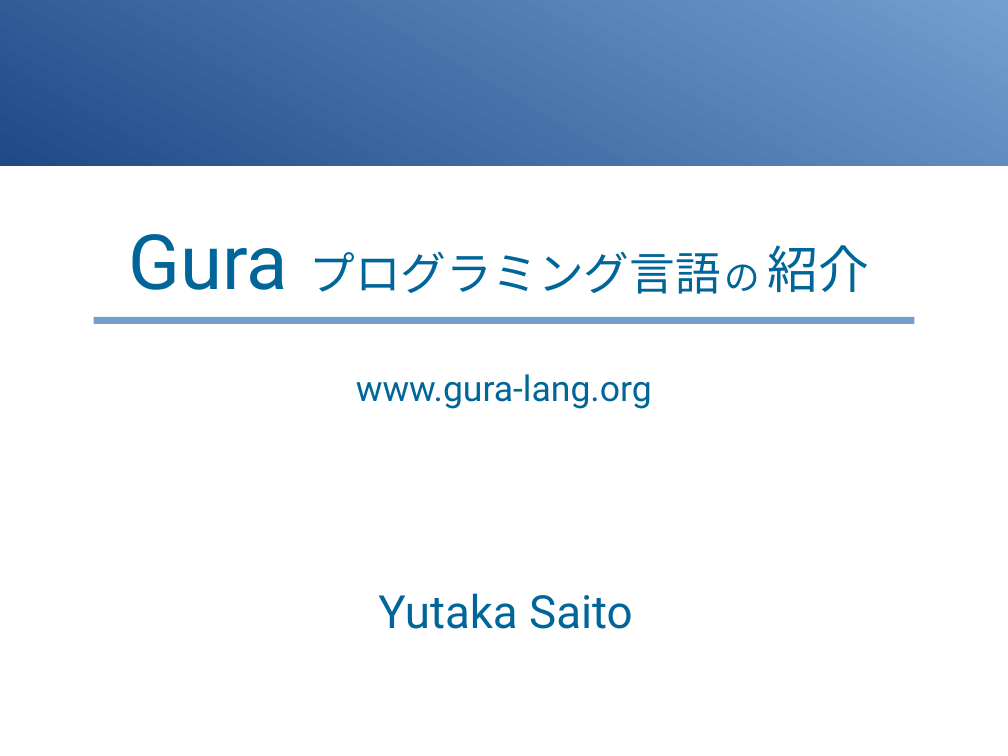
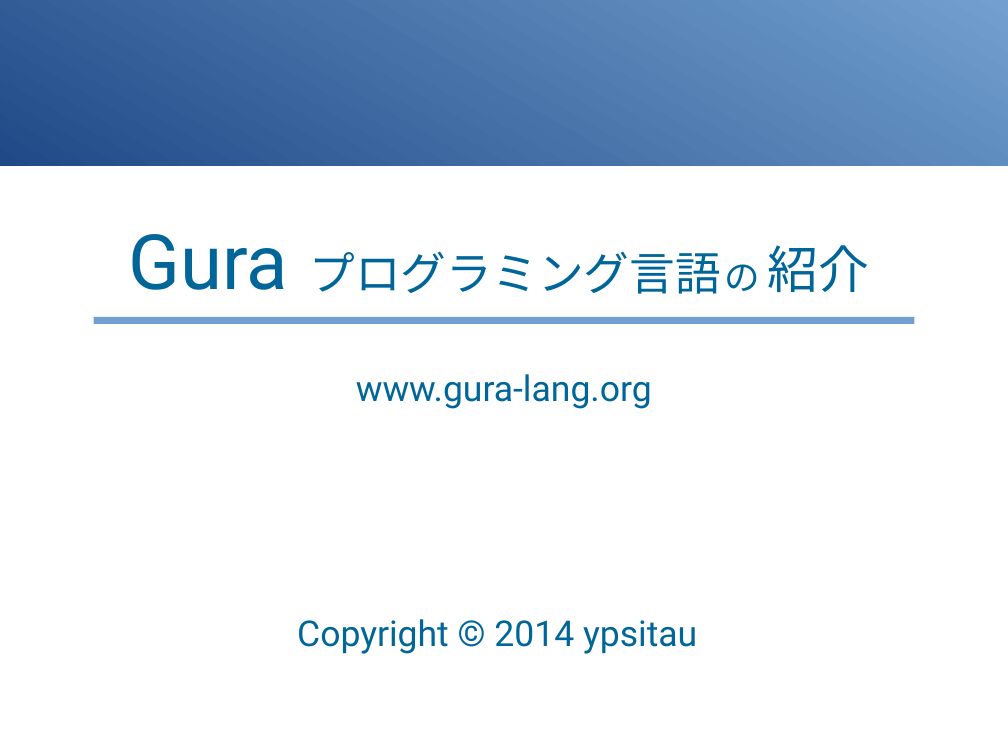
Before and after one commit to gura-lang/gura-doc, a slide deck: slide 1 of presentation/gura-introduction.odp. Drawn at 1008x756 pixels with LibreOffice and Linux fonts; fonts in the diff are those of the drawing. Boxes give left, top, right and bottom in pixels: in the first picture for what was removed or moved away, otherwise in the second. Text is boxed around its words. In the diff, an @@ line names an element or a change of style, - is before the commit and + after.

```diff
--- a/presentation/gura-introduction.odp
+++ b/presentation/gura-introduction.odp
@@ text at (297,619,697,654): text changed; size 36 to 28 pt @@
-Yutaka Saito
+Copyright © 2014 ypsitau
```
Also in this commit, not shown: 7 other slides changed.
